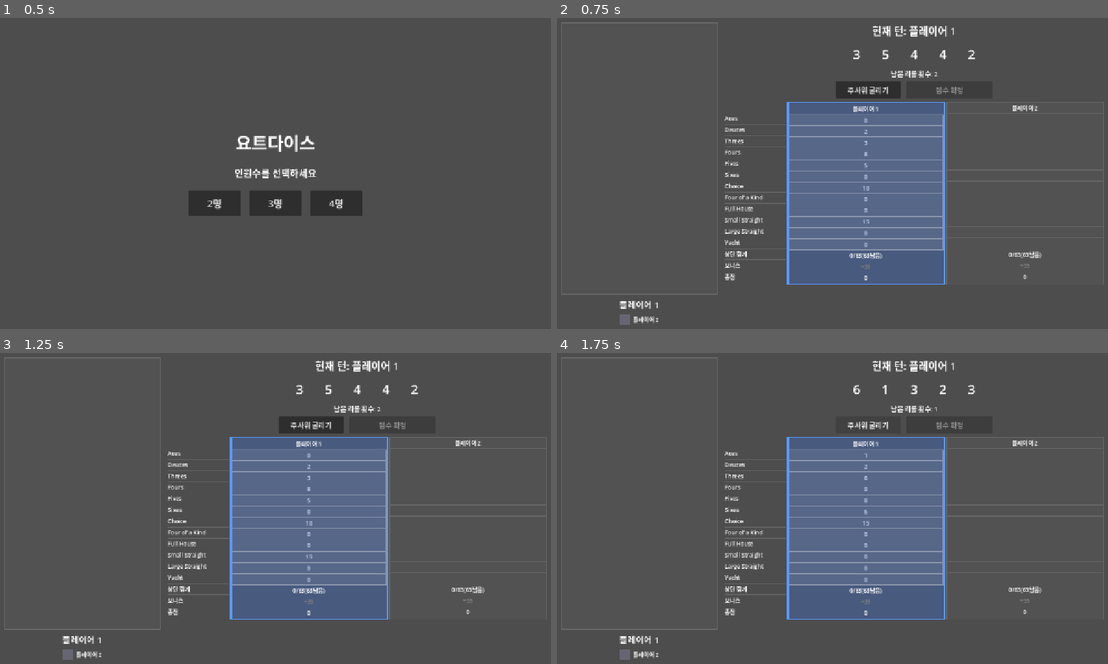
Above: before the commit, frames 1-4 (two rows, left to right).
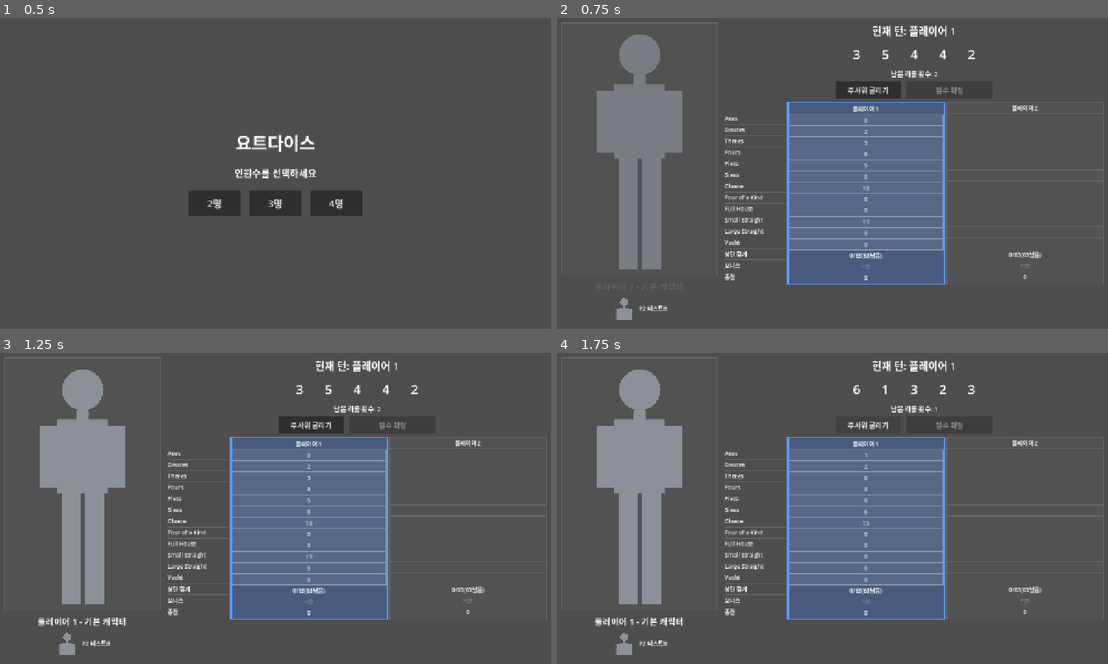
Above: after the commit, the same moments.

Repository: gyutaeng/yacht-dice
Game: Godot game, scene res://scenes/Main.tscn
Same seed, same stepped clock (60 frames per second), same inputs: the game is played once before the commit and once after it.
Inputs:
- Up to frame 1 (0.5 s): no input
- Up to frame 2 (0.75 s): click "2명" at 0.5 s
- Up to frame 3 (1.25 s): no input
- Up to frame 4 (1.75 s): click "주사위 굴리기" at 1.25 s

Frame 1 is identical in both runs. In frame 2, 7.3% of the frame differs, in the area x 0-30%, y 5-99%; in frame 3, 7.5%; in frame 4, 7.5%.

Commit message:
1-3 캐릭터 스테이지 (크로스페이드, 실루엣 폴백, 초상 개선)

Diff:
--- a/autoload/asset_loader.gd
+++ b/autoload/asset_loader.gd
@@ -17,8 +17,8 @@
 #   파일 내용의 매직 바이트가 주장하는 확장자와 실제로 일치하는지 추가로 검사한다.
 #   둘 중 어느 쪽이 안 맞는지 경고 로그에 남긴다.
 
-const MAX_IMAGE_BYTES := 5 * 1024 * 1024  # 5MB
-const MAX_AUDIO_BYTES := 10 * 1024 * 1024  # 10MB
+const MAX_IMAGE_BYTES := 8 * 1024 * 1024  # 8MB
+const MAX_AUDIO_BYTES := 2 * 1024 * 1024  # 2MB (파일 1개당)
 const ALLOWED_IMAGE_EXTENSIONS := ["png", "jpg", "jpeg", "webp"]
 const ALLOWED_AUDIO_EXTENSIONS := ["wav", "ogg", "mp3"]
 
@@ -113,6 +113,17 @@
 	if bytes.is_empty():
 		return null
 	return load_audio_from_bytes(bytes)
+
+
+## 검증(확장자+크기+시그니처)만 통과시키고 디코딩은 하지 않은 원본 바이트를 돌려준다.
+## 디코딩 결과가 아니라 원본 바이트 자체가 필요할 때 쓴다(예: 프로필 폴더 안에
+## 파일을 그대로 복사해 넣는 경우). 검증에 실패하면 빈 배열을 반환한다.
+func read_validated_image_bytes(path: String, max_bytes: int = MAX_IMAGE_BYTES) -> PackedByteArray:
+	return _read_file_bytes(path, ALLOWED_IMAGE_EXTENSIONS, max_bytes)
+
+
+func read_validated_audio_bytes(path: String, max_bytes: int = MAX_AUDIO_BYTES) -> PackedByteArray:
+	return _read_file_bytes(path, ALLOWED_AUDIO_EXTENSIONS, max_bytes)
 
 
 func _read_file_bytes(path: String, allowed_extensions: Array, max_bytes: int) -> PackedByteArray:
--- a/scenes/Main.gd
+++ b/scenes/Main.gd
@@ -1,6 +1,9 @@
 extends Control
 
 const ROW_HEIGHT := 26.0
+const SMALL_TAG_SIZE := 56.0
+const PORTRAIT_FADE_DURATION := 0.3
+const PLACEHOLDER_PORTRAIT_PATH := "res://assets/placeholder_portrait.png"
 
 var game_state: GameState
 
@@ -25,6 +28,16 @@
 var player_columns: Array[PanelContainer] = []
 var small_tag_rows: Array[Control] = []
 
+# player_character_assignments[player] -> CharacterProfile.
+var player_character_assignments: Array[CharacterProfile] = []
+
+# 큰 슬롯 크로스페이드 상태.
+var _portrait_front_is_a: bool = true
+var _current_portrait_player: int = -1
+var _portrait_tween: Tween
+var _label_tween: Tween
+var _placeholder_texture: Texture2D
+
 @onready var start_screen: Control = $StartScreen
 @onready var game_screen: Control = $GameScreen
 @onready var players_2_button: Button = $StartScreen/CenterContainer/VBox/PlayerCountRow/Players2Button
@@ -33,6 +46,9 @@
 
 @onready var turn_label: Label = $GameScreen/Margin/MainHBox/RightColumn/TurnLabel
 @onready var big_portrait_area: PanelContainer = $GameScreen/Margin/MainHBox/LeftColumn/BigPortraitArea
+@onready var portrait_stack: Control = $GameScreen/Margin/MainHBox/LeftColumn/BigPortraitArea/PortraitStack
+@onready var portrait_texture_a: TextureRect = $GameScreen/Margin/MainHBox/LeftColumn/BigPortraitArea/PortraitStack/PortraitTextureA
+@onready var portrait_texture_b: TextureRect = $GameScreen/Margin/MainHBox/LeftColumn/BigPortraitArea/PortraitStack/PortraitTextureB
 @onready var big_name_label: Label = $GameScreen/Margin/MainHBox/LeftColumn/BigNameLabel
 @onready var small_tags_row: HBoxContainer = $GameScreen/Margin/MainHBox/LeftColumn/SmallTagsRow
 
@@ -125,6 +141,14 @@
 
 	big_portrait_area.add_theme_stylebox_override("panel", column_normal_style)
 
+	_placeholder_texture = load(PLACEHOLDER_PORTRAIT_PATH)
+	portrait_texture_a.modulate.a = 1.0
+	portrait_texture_b.modulate.a = 0.0
+	# 처음 전환이 걸리는 시점엔 방금 보이게 된 GameScreen의 레이아웃이 아직
+	# 계산 전이라 portrait_stack.size가 (0,0)일 수 있다. 그래서 크기가 실제로
+	# 잡힐 때(그리고 창 크기가 바뀔 때도) 현재 텍스처를 다시 맞춘다.
+	portrait_stack.resized.connect(_on_portrait_stack_resized)
+
 	players_2_button.pressed.connect(_on_start_pressed.bind(2))
 	players_3_button.pressed.connect(_on_start_pressed.bind(3))
 	players_4_button.pressed.connect(_on_start_pressed.bind(4))
@@ -162,12 +186,28 @@
 
 func _return_to_title() -> void:
 	_clear_dynamic_nodes()
+	_reset_portrait_transition_state()
 	game_state = null
 	debug_hotkeys.game_state = null
 
 	game_screen.visible = false
 	game_over_overlay.visible = false
 	start_screen.visible = true
+
+
+func _reset_portrait_transition_state() -> void:
+	if _portrait_tween != null and _portrait_tween.is_valid():
+		_portrait_tween.kill()
+	if _label_tween != null and _label_tween.is_valid():
+		_label_tween.kill()
+
+	_current_portrait_player = -1
+	portrait_texture_a.texture = null
+	portrait_texture_b.texture = null
+	portrait_texture_a.modulate.a = 1.0
+	portrait_texture_b.modulate.a = 0.0
+	_portrait_front_is_a = true
+	big_name_label.modulate.a = 1.0
 
 
 func _start_new_game(player_count: int) -> void:
@@ -178,10 +218,12 @@
 	game_screen.visible = true
 	roll_button.disabled = false
 	selected_category = -1
+	_reset_portrait_transition_state()
 
 	game_state = GameState.new(player_count)
 	debug_hotkeys.game_state = game_state
 
+	_assign_player_characters(player_count)  # TODO(1-6): 캐릭터 선택 UI가 생기면 이 임시 배정을 제거한다.
 	_build_character_area()
 	_build_scoreboard()
 
@@ -205,6 +247,7 @@
 	total_labels.clear()
 	player_columns.clear()
 	small_tag_rows.clear()
+	player_character_assignments.clear()
 
 
 func _on_dice_gui_input(event: InputEvent, index: int) -> void:
@@ -231,18 +274,122 @@
 	game_state.confirm_category(category)
 
 
+# TODO(1-6): 캐릭터 선택 UI가 생기면 이 함수는 통째로 지우고, 플레이어가 직접
+# 고른 프로필을 쓰도록 바꾼다. 지금은 아직 선택 UI가 없어서, 고를 수 있는
+# 프로필(내장 기본 + 사용자 캐릭터)을 순서대로 돌려가며 임시로 배정한다.
+func _assign_player_characters(player_count: int) -> void:
+	var selectable := CharacterLibrary.get_selectable_profiles()
+	player_character_assignments.clear()
+	if selectable.is_empty():
+		return
+	for p in player_count:
+		player_character_assignments.append(selectable[p % selectable.size()])
+
+
+func _load_portrait_texture(profile: CharacterProfile) -> Texture2D:
+	if profile == null or profile.portrait_file.is_empty():
+		return null
+	var base_dir := CharacterLibrary.BUILTIN_FALLBACK_PATH if profile.is_builtin else CharacterLibrary.CHARACTERS_DIR.path_join(profile.id)
+	return AssetLoader.load_texture_from_path(base_dir.path_join(profile.portrait_file))
+
+
+# 초상화가 없거나(portrait_file 비어 있음) 로딩에 실패하면 실루엣 플레이스홀더로
+# 대체한다. 어떤 경우에도 빈 화면이 나오면 안 된다.
+func _resolve_display_texture(profile: CharacterProfile) -> Texture2D:
+	var texture := _load_portrait_texture(profile)
+	return texture if texture != null else _placeholder_texture
+
+
+# container_size 안에 texture를 비율 유지한 채 배치한다.
+# cover=false: 컨테이너 안에 다 들어오게 축소(contain). cover=true: 컨테이너를
+# 꽉 채우고 넘치는 쪽은 잘라낸다(cover).
+# align_bottom=true: 세로로 아래쪽 기준(발이 바닥에). false: 위쪽 기준(얼굴 쪽).
+# 가로 방향은 항상 가운데 정렬한다.
+func _fit_texture(rect: TextureRect, texture: Texture2D, container_size: Vector2, cover: bool, align_bottom: bool) -> void:
+	rect.texture = texture
+	rect.stretch_mode = TextureRect.STRETCH_SCALE
+
+	if texture == null or container_size.x <= 0 or container_size.y <= 0:
+		return
+
+	var tex_size := texture.get_size()
+	if tex_size.x <= 0 or tex_size.y <= 0:
+		return
+
+	var scale: float
+	if cover:
+		scale = max(container_size.x / tex_size.x, container_size.y / tex_size.y)
+	else:
+		scale = min(container_size.x / tex_size.x, container_size.y / tex_size.y)
+
+	var display_size := tex_size * scale
+	rect.size = display_size
+	rect.position = Vector2(
+		(container_size.x - display_size.x) / 2.0,
+		(container_size.y - display_size.y) if align_bottom else 0.0
+	)
+
+
+func _on_portrait_stack_resized() -> void:
+	_refit_portrait_rect(portrait_texture_a)
+	_refit_portrait_rect(portrait_texture_b)
+
+
+func _refit_portrait_rect(rect: TextureRect) -> void:
+	if rect.texture == null:
+		return
+	_fit_texture(rect, rect.texture, portrait_stack.size, false, true)
+
+
+func _transition_portrait(profile: CharacterProfile, label_text: String) -> void:
+	if _portrait_tween != null and _portrait_tween.is_valid():
+		_portrait_tween.kill()
+	if _label_tween != null and _label_tween.is_valid():
+		_label_tween.kill()
+
+	var front_rect := portrait_texture_a if _portrait_front_is_a else portrait_texture_b
+	var back_rect := portrait_texture_b if _portrait_front_is_a else portrait_texture_a
+	_portrait_front_is_a = not _portrait_front_is_a
+
+	_fit_texture(back_rect, _resolve_display_texture(profile), portrait_stack.size, false, true)
+	back_rect.modulate.a = 0.0
+
+	_portrait_tween = create_tween()
+	_portrait_tween.set_parallel(true)
+	_portrait_tween.set_trans(Tween.TRANS_SINE)
+	_portrait_tween.set_ease(Tween.EASE_IN_OUT)
+	_portrait_tween.tween_property(front_rect, "modulate:a", 0.0, PORTRAIT_FADE_DURATION)
+	_portrait_tween.tween_property(back_rect, "modulate:a", 1.0, PORTRAIT_FADE_DURATION)
+
+	_label_tween = create_tween()
+	_label_tween.set_trans(Tween.TRANS_SINE)
+	_label_tween.set_ease(Tween.EASE_IN_OUT)
+	_label_tween.tween_property(big_name_label, "modulate:a", 0.0, PORTRAIT_FADE_DURATION / 2.0)
+	_label_tween.tween_callback(func() -> void: big_name_label.text = label_text)
+	_label_tween.tween_property(big_name_label, "modulate:a", 1.0, PORTRAIT_FADE_DURATION / 2.0)
+
+
 func _build_character_area() -> void:
 	for p in game_state.player_count:
 		var row := HBoxContainer.new()
 		row.add_theme_constant_override("separation", 6)
 
-		var tag := ColorRect.new()
-		tag.custom_minimum_size = Vector2(24, 24)
-		tag.color = Color(0.4, 0.4, 0.45, 1)
-		row.add_child(tag)
+		var profile: CharacterProfile = player_character_assignments[p] if p < player_character_assignments.size() else null
+		var shown_name := profile.display_name if profile != null else "플레이어 %d" % (p + 1)
+
+		var thumb_clip := Control.new()
+		thumb_clip.custom_minimum_size = Vector2(SMALL_TAG_SIZE, SMALL_TAG_SIZE)
+		thumb_clip.clip_contents = true
+		row.add_child(thumb_clip)
+
+		var thumb := TextureRect.new()
+		thumb.expand_mode = TextureRect.EXPAND_IGNORE_SIZE
+		thumb_clip.add_child(thumb)
+		# 세로로 긴 일러스트를 정사각형에 채울 때 얼굴이 있을 위쪽을 기준으로 잘라낸다.
+		_fit_texture(thumb, _resolve_display_texture(profile), Vector2(SMALL_TAG_SIZE, SMALL_TAG_SIZE), true, false)
 
 		var name_label := Label.new()
-		name_label.text = "플레이어 %d" % (p + 1)
+		name_label.text = "P%d %s" % [p + 1, shown_name]
 		name_label.add_theme_font_size_override("font_size", 13)
 		row.add_child(name_label)
 
@@ -358,9 +505,19 @@
 
 
 func _refresh_character_area() -> void:
-	big_name_label.text = "플레이어 %d" % (game_state.current_player + 1)
+	var current := game_state.current_player
+
+	if current != _current_portrait_player:
+		_current_portrait_player = current
+		var profile: CharacterProfile = player_character_assignments[current] if current < player_character_assignments.size() else null
+		var label_text := (
+			"플레이어 %d - %s" % [current + 1, profile.display_name] if profile != null
+			else "플레이어 %d" % (current + 1)
+		)
+		_transition_portrait(profile, label_text)
+
 	for p in small_tag_rows.size():
-		small_tag_rows[p].visible = (p != game_state.current_player)
+		small_tag_rows[p].visible = (p != current)
 
 
 func _refresh_scoreboard_ui() -> void:
--- a/scenes/Main.tscn
+++ b/scenes/Main.tscn
@@ -2,6 +2,7 @@
 
 [ext_resource type="Script" path="res://scenes/Main.gd" id="1_script"]
 [ext_resource type="Script" path="res://scripts/dev/debug_hotkeys.gd" id="2_script"]
+[ext_resource type="Script" path="res://scripts/dev/character_seed.gd" id="3_script"]
 
 [node name="Main" type="Control"]
 anchor_right = 1.0
@@ -67,7 +68,7 @@
 theme_override_constants/margin_left = 16
 theme_override_constants/margin_top = 14
 theme_override_constants/margin_right = 16
-theme_override_constants/margin_bottom = 10
+theme_override_constants/margin_bottom = 20
 
 [node name="MainHBox" type="HBoxContainer" parent="GameScreen/Margin"]
 layout_mode = 2
@@ -82,6 +83,15 @@
 layout_mode = 2
 size_flags_vertical = 3
 custom_minimum_size = Vector2(0, 200)
+
+[node name="PortraitStack" type="Control" parent="GameScreen/Margin/MainHBox/LeftColumn/BigPortraitArea"]
+layout_mode = 2
+
+[node name="PortraitTextureA" type="TextureRect" parent="GameScreen/Margin/MainHBox/LeftColumn/BigPortraitArea/PortraitStack"]
+expand_mode = 1
+
+[node name="PortraitTextureB" type="TextureRect" parent="GameScreen/Margin/MainHBox/LeftColumn/BigPortraitArea/PortraitStack"]
+expand_mode = 1
 
 [node name="BigNameLabel" type="Label" parent="GameScreen/Margin/MainHBox/LeftColumn"]
 layout_mode = 2
@@ -237,3 +247,6 @@
 
 [node name="DebugHotkeys" type="Node" parent="."]
 script = ExtResource("2_script")
+
+[node name="CharacterSeed" type="Node" parent="."]
+script = ExtResource("3_script")
--- /dev/null
+++ b/scripts/dev/character_seed.gd
@@ -0,0 +1,70 @@
+extends Node
+
+# ============================================================
+# 개발용 — 정식 빌드에는 절대 들어가면 안 된다.
+# 캐릭터 생성 UI(1-6)가 아직 없어서, F:/Godot/test_assets/의 이미지로 테스트
+# 캐릭터 3개를 user://characters/ 아래에 미리 만들어 둔다. 1-3(캐릭터 자리
+# 배정)을 테스트하기 위한 임시 방편이다.
+#
+# OS.has_feature("editor")가 거짓이면(배포 빌드) _ready()에서 즉시 자기
+# 자신을 지워서 아무 일도 하지 않는다.
+#
+# 1-6에서 진짜 캐릭터 생성 UI가 생기면 이 스크립트는 통째로 지운다.
+# ============================================================
+
+const TEST_ASSET_DIR := "F:/Godot/test_assets"
+
+const SEED_CHARACTERS := [
+	{"display_name": "테스트A", "portrait_source": "BON.png"},
+	{"display_name": "테스트B", "portrait_source": "Betako.png"},
+	# 비율이 이상한(가로로 긴) 이미지가 들어와도 레이아웃이 안 깨지는지 보려고 일부러 넣는다.
+	{"display_name": "가로이미지", "portrait_source": "landscape_wide.png"},
+]
+
+
+func _ready() -> void:
+	if not OS.has_feature("editor"):
+		queue_free()
+		return
+
+	for entry in SEED_CHARACTERS:
+		if _find_by_display_name(entry.display_name) != null:
+			print("CharacterSeed: '%s'는 이미 있어서 건너뜀" % entry.display_name)
+			continue
+		_create_seed_character(entry.display_name, entry.portrait_source)
+
+	queue_free()  # 시드 작업은 1회성이라 끝나면 자기 자신을 지운다.
+
+
+func _find_by_display_name(display_name: String) -> CharacterProfile:
+	for profile in CharacterLibrary.scan():
+		if profile.display_name == display_name:
+			return profile
+	return null
+
+
+func _create_seed_character(display_name: String, portrait_source_filename: String) -> void:
+	var profile := CharacterLibrary.create_new(display_name)
+	if profile == null:
+		push_error("CharacterSeed: '%s' 생성 실패" % display_name)
+		return
+
+	var source_path := TEST_ASSET_DIR.path_join(portrait_source_filename)
+	var bytes := AssetLoader.read_validated_image_bytes(source_path)
+	if bytes.is_empty():
+		push_error("CharacterSeed: '%s'의 초상화를 읽지 못함 - %s" % [display_name, source_path])
+		return
+
+	var portrait_filename := "portrait.%s" % portrait_source_filename.get_extension().to_lower()
+	var dest_path := CharacterLibrary.CHARACTERS_DIR.path_join(profile.id).path_join(portrait_filename)
+	var file := FileAccess.open(dest_path, FileAccess.WRITE)
+	if file == null:
+		push_error("CharacterSeed: '%s'의 초상화 파일을 쓸 수 없음 - %s" % [display_name, dest_path])
+		return
+	file.store_buffer(bytes)
+	file.close()
+
+	profile.portrait_file = portrait_filename
+	CharacterLibrary.save_profile(profile)
+
+	print("CharacterSeed: '%s' 생성 완료 (id=%s, portrait=%s)" % [display_name, profile.id, portrait_filename])
Binary file added: assets/placeholder_portrait.png
Not shown, added: assets/placeholder_portrait.png.import
Not shown, added: scripts/dev/character_seed.gd.uid
